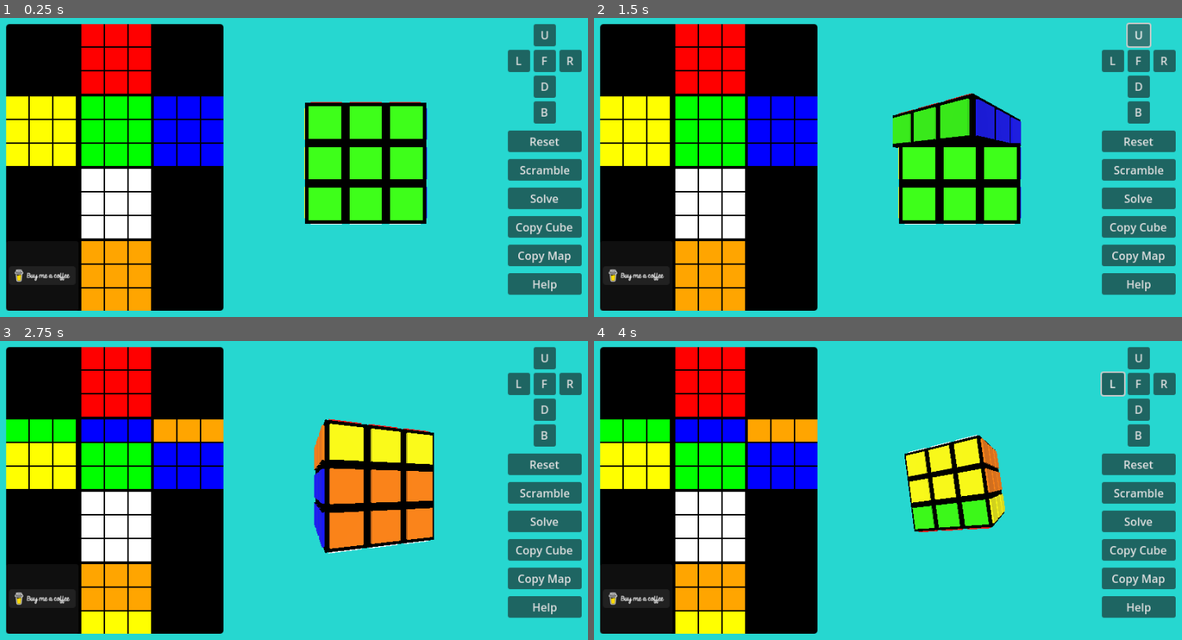
Above: before the commit, frames 1-4 (two rows, left to right).
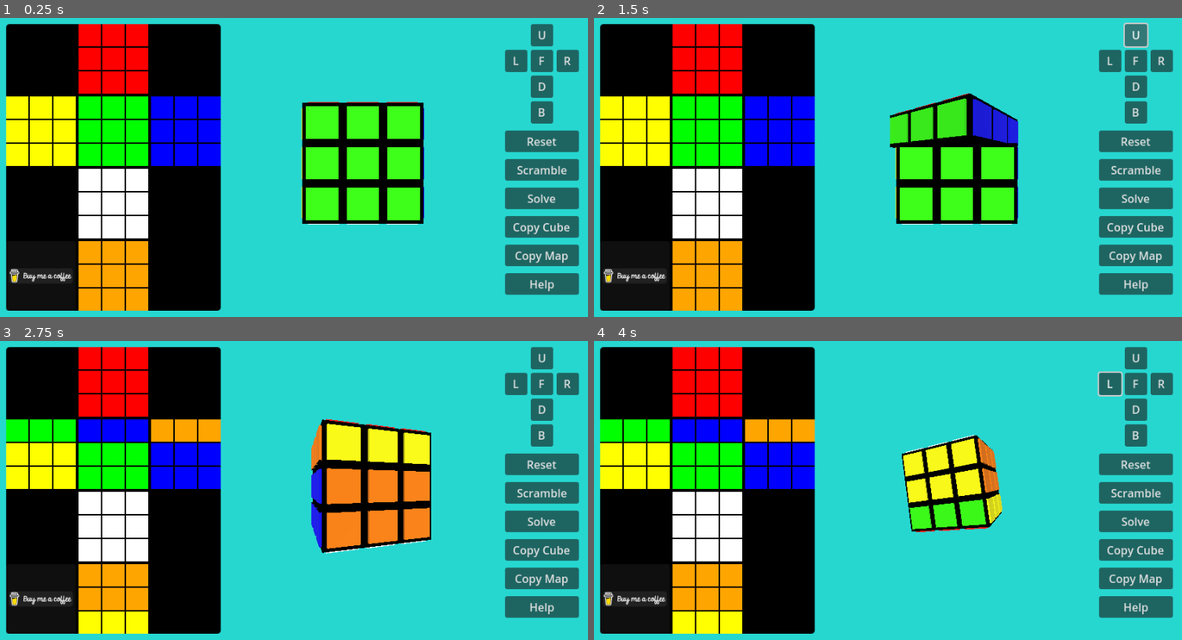
Above: after the commit, the same moments.

Repository: andrew-wilkes/cubic
Game: Godot game, scene res://scenes/main.tscn
The game is run twice, just before and just after one commit, with the same random seed, the same clock (stepped at 60 frames per second) and the same inputs.
Inputs (mouse positions are in pixels of both pictures, inside the frame that each line leads up to):
- Up to frame 1 (0.25 s): no input
- Up to frame 2 (1.5 s): click (635, 275) at 0.5 s; click "U" at 1.25 s
- Up to frame 3 (2.75 s): move the mouse to (441, 475) at 2.02 s; hold Right from 2.03 s (still down); hold Shift from 2.03 s (still down); click (441, 475) at 2.17 s
- Up to frame 4 (4 s): move the mouse to (776, 505) at 2.77 s; release Right at 2.78 s; release Shift at 2.78 s; hold Down 2.78-3.53 s; tap Ctrl at 2.85 s; move the mouse to (964, 421) at 3.52 s; hold Right from 3.53 s (still down); hold Z from 3.53 s (still down)

The runs differ from the first frame. In frame 1, 7.0% of the frame differs, in the area x 1-99%, y 1-98%; in frame 2, 7.4%; in frame 3, 7.5%; in frame 4, 7.1%.

Commit message:
Add icon

Diff:
--- a/project.godot
+++ b/project.godot
@@ -13,7 +13,7 @@
 config/name="CUBIC"
 run/main_scene="res://scenes/main.tscn"
 config/features=PackedStringArray("4.0", "Forward Plus")
-config/icon="res://icon.svg"
+config/icon="res://icon.png"
 
 [display]
 
--- a/scenes/color_map.tscn
+++ b/scenes/color_map.tscn
@@ -1,7 +1,7 @@
 [gd_scene load_steps=4 format=3 uid="uid://dfknx5u3yhl8y"]
 
 [ext_resource type="Script" path="res://scenes/color_map.gd" id="1_ln6vs"]
-[ext_resource type="Texture2D" uid="uid://bvpm6eq6ugoog" path="res://media/black-button-small.png" id="2_mywfy"]
+[ext_resource type="Texture2D" uid="uid://bvpm6eq6ugoog" path="res://scenes/black-button-small.png" id="2_s5l0w"]
 
 [sub_resource type="StyleBoxFlat" id="StyleBoxFlat_s3ton"]
 bg_color = Color(0, 0, 0, 1)
@@ -67,7 +67,7 @@
 
 [node name="Coffee" type="Button" parent="Grid"]
 layout_mode = 2
-icon = ExtResource("2_mywfy")
+icon = ExtResource("2_s5l0w")
 
 [node name="B" type="GridContainer" parent="Grid"]
 layout_mode = 2
Binary file added: icon.png
Not shown, changed: icon.png.import
Binary file removed: media/black-button-small.png
Binary file removed: media/black-button.png
Not shown, removed: media/black-button.png.import
Not shown, added: media/image-conversion.txt
Binary file added: scenes/black-button-small.png
Not shown, changed: scenes/black-button-small.png.import
Binary file removed: scenes/black-button.png
